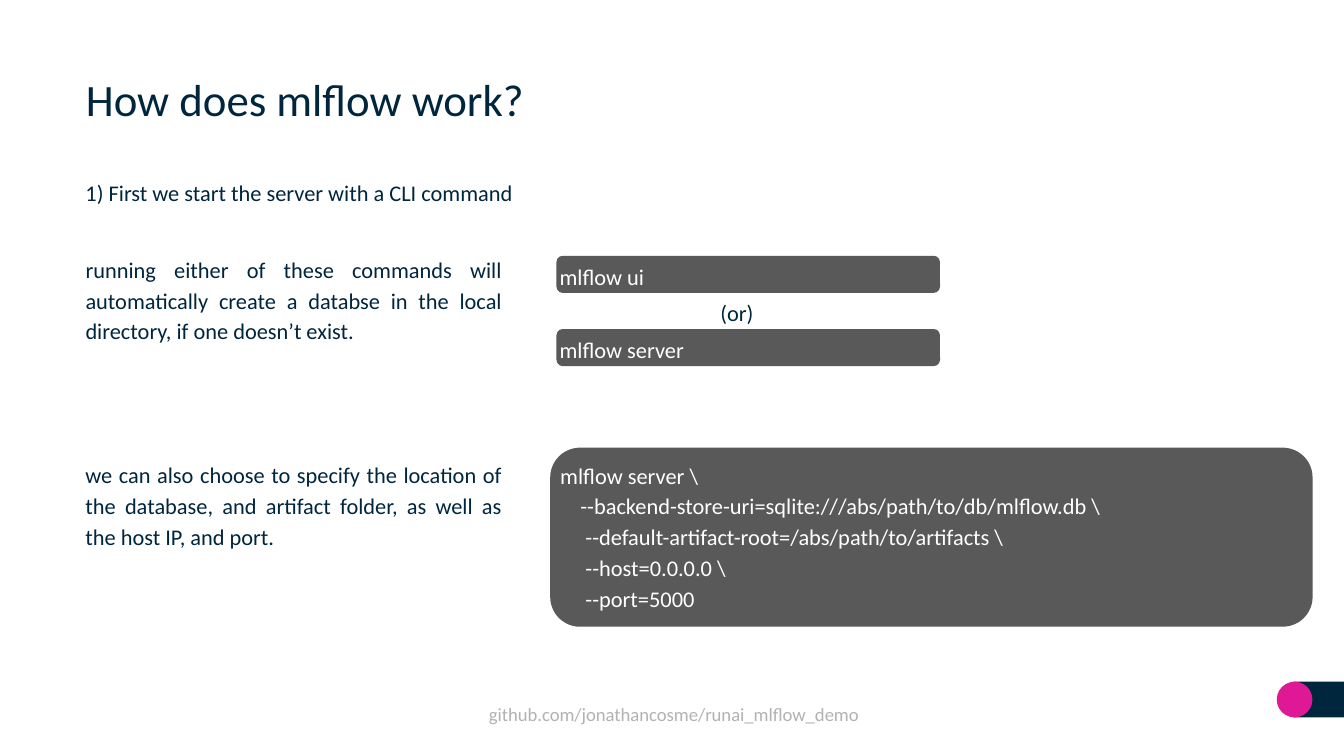
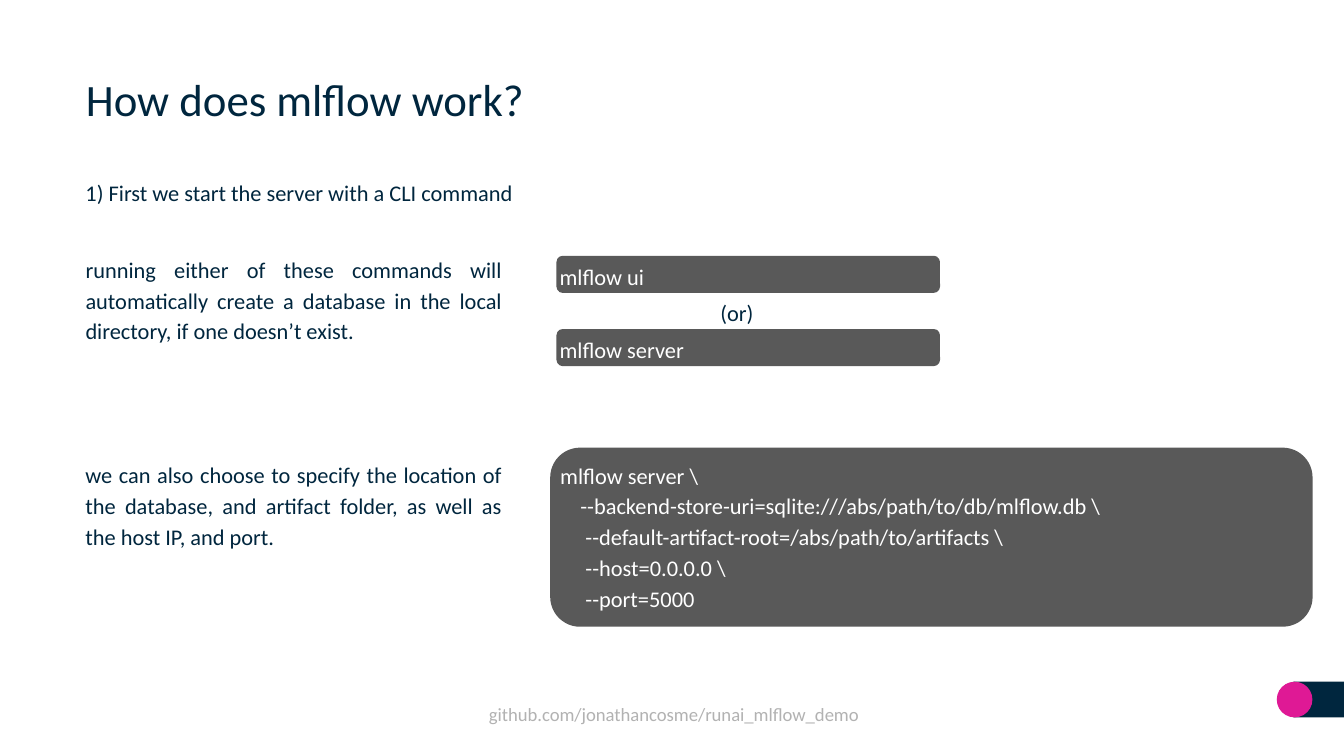
Before and after one commit to jonathancosme/runai_mlflow_demo, a slide deck: slide 4 of docs/runai_mlflow_ui.pptx. Drawn at 1344x756 pixels with LibreOffice and Linux fonts; fonts in the diff are those of the drawing; background and template pictures are left out. Boxes give left, top, right and bottom in pixels: in the first picture for what was removed or moved away, otherwise in the second. Text is boxed around its words. In the diff, an @@ line names an element or a change of style, - is before the commit and + after.

```diff
--- a/docs/runai_mlflow_ui.pptx
+++ b/docs/runai_mlflow_ui.pptx
@@ text at [86,262,502,343]: text changed @@
-running either of these commands will automatically create a databse in the local directory, if one doesn’t exist.
+running either of these commands will automatically create a database in the local directory, if one doesn’t exist.
```
Also in this commit, not shown: 5 other slides changed, 3 other files.
